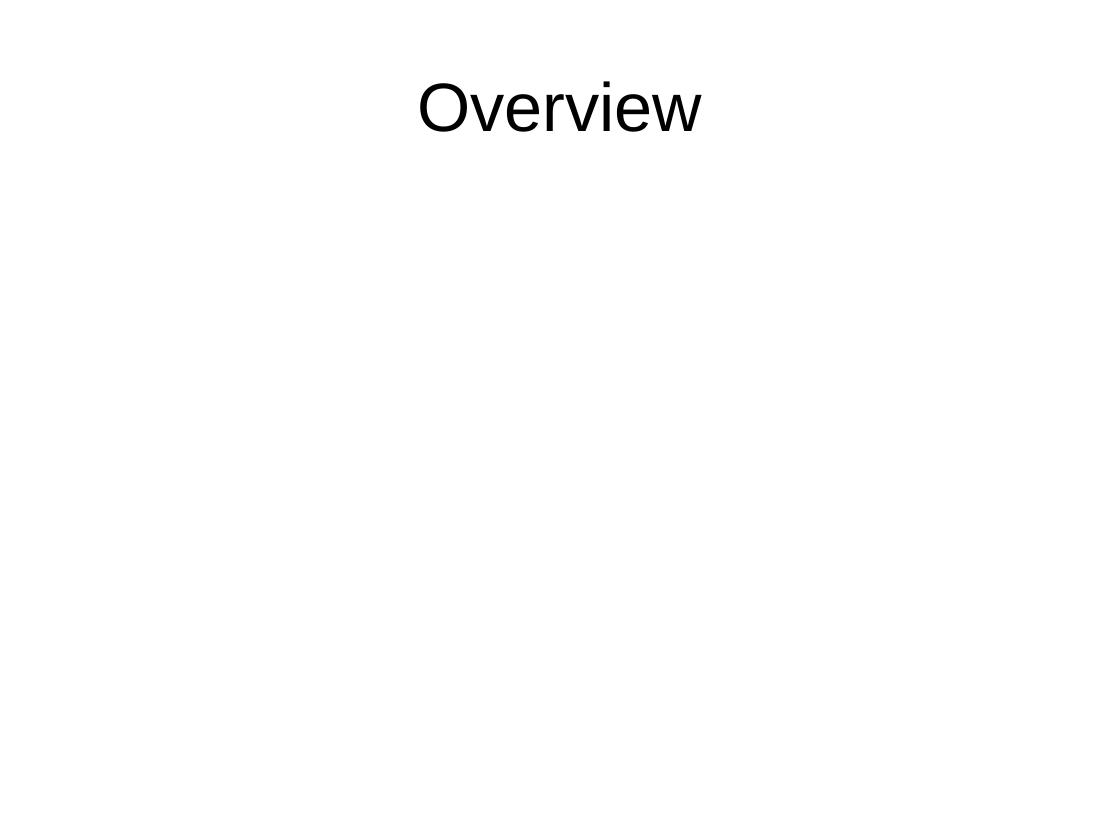
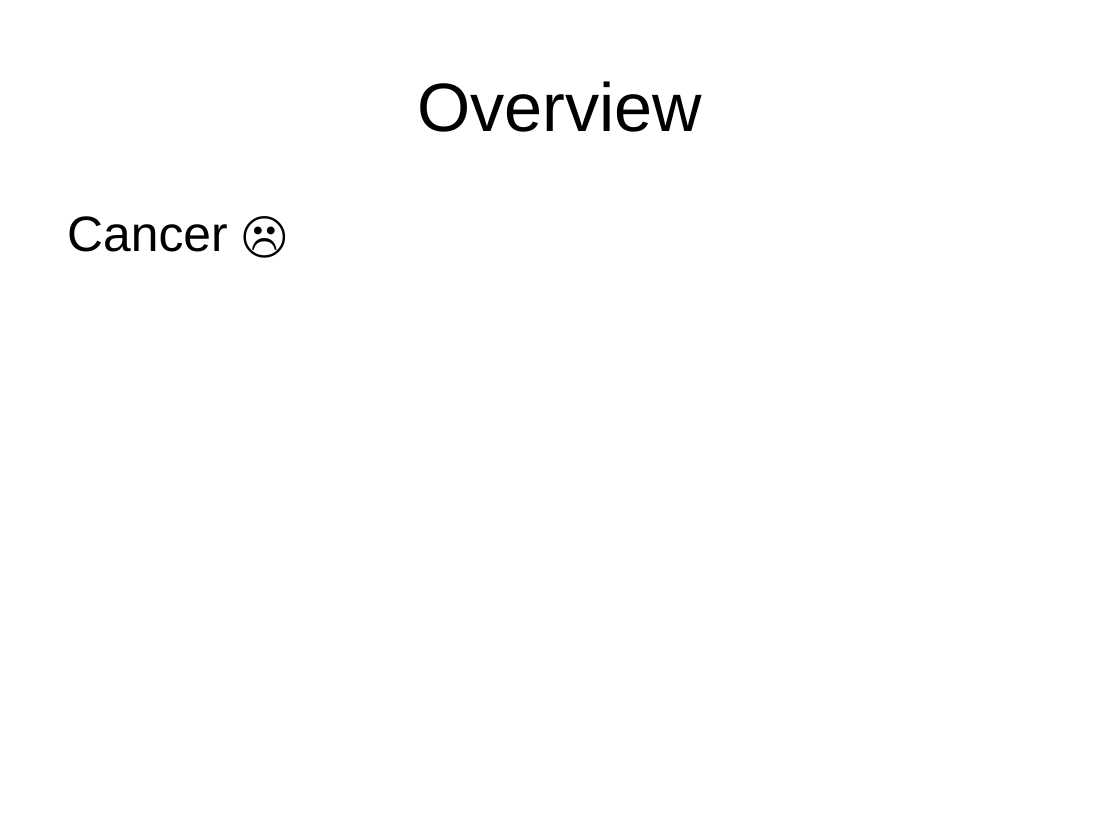
Before and after one commit to eotles/CS838, a slide deck: slide 2 of ProjectPresentation.pptx. Drawn at 1120x840 pixels with LibreOffice and Linux fonts; fonts in the diff are those of the drawing. Boxes give left, top, right and bottom in pixels: in the first picture for what was removed or moved away, otherwise in the second. Text is boxed around its words. In the diff, an @@ line names an element or a change of style, - is before the commit and + after.

```diff
--- a/ProjectPresentation.pptx
+++ b/ProjectPresentation.pptx
@@ text added at box(67, 216, 227, 252), 32 pt, text #000000 @@
+Cancer ☹
```
Also in this commit, not shown: 3 other slides changed, 8 slides added, 5 slides removed.
